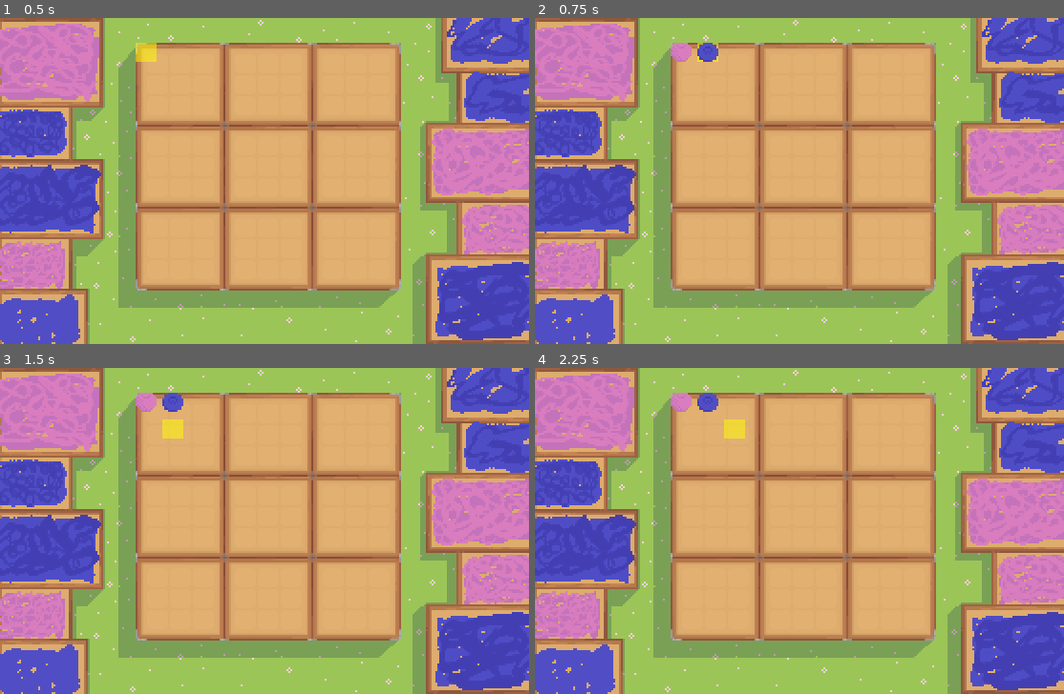
Above: before the commit, frames 1-4 (two rows, left to right).
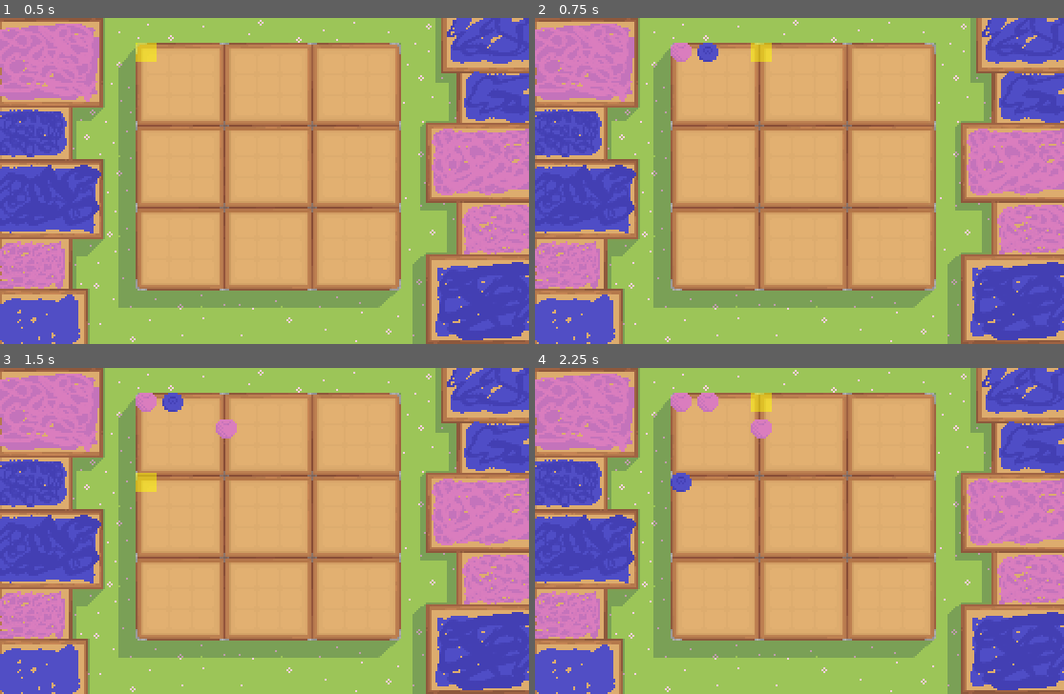
Above: after the commit, the same moments.

Repository: Foxsia/UltimateTicTacToe
Game: Godot game, scene res://scenes/game/game.tscn
Two runs of this game, one before a commit and one after it. Both use one fixed random seed, a clock stepped at 60 frames per second and the inputs below.
Inputs:
- Up to frame 1 (0.5 s): no input
- Up to frame 2 (0.75 s): tap Enter (confirm) at 0.5 s; hold D (move_right) from 0.53 s (still down); hold Enter (confirm) from 0.53 s (still down)
- Up to frame 3 (1.5 s): release D (move_right) at 1.28 s; release Enter (confirm) at 1.28 s; hold S (move_down) from 1.28 s (still down); tap Enter (confirm) at 1.35 s
- Up to frame 4 (2.25 s): tap Enter (confirm) at 2 s; release S (move_down) at 2.03 s; hold D (move_right) from 2.03 s (still down); hold Enter (confirm) from 2.03 s (still down)

Frame 1 is identical in both runs. In frame 2, 0.3% of the frame differs, in the area x 30-45%, y 7-14%; in frame 3, 0.7%; in frame 4, 1.0%, in the area x 25-45%, y 7-39%.

Commit message:
fix cursor changing depending on rules

Diff:
--- a/scripts/core/cursor_manager.gd
+++ b/scripts/core/cursor_manager.gd
@@ -23,3 +23,10 @@
 
 	cell_index = y * 3 + x
 	emit_signal("cursor_changed", board_index, cell_index)
+
+func update_board():
+	if game_manager.state.forced_board != -1:
+		board_index = game_manager.state.forced_board
+		cell_index = 0
+
+	emit_signal("cursor_changed", board_index, cell_index)
--- a/scripts/game/game.gd
+++ b/scripts/game/game.gd
@@ -6,6 +6,7 @@
 onready var main_board = $mainBoard/GridContainer
 
 func _ready():
+	cursor_manager.game_manager = game_manager
 	game_manager.connect("move_played", self, "_on_move_played")
 	game_manager.connect("state_changed", self, "_on_state_changed")
 
@@ -33,6 +34,8 @@
 		cell_index
 	)
 
+	cursor_manager.update_board()
+
 func _on_state_changed():
 	main_board.update_from_state(game_manager.state)
 
